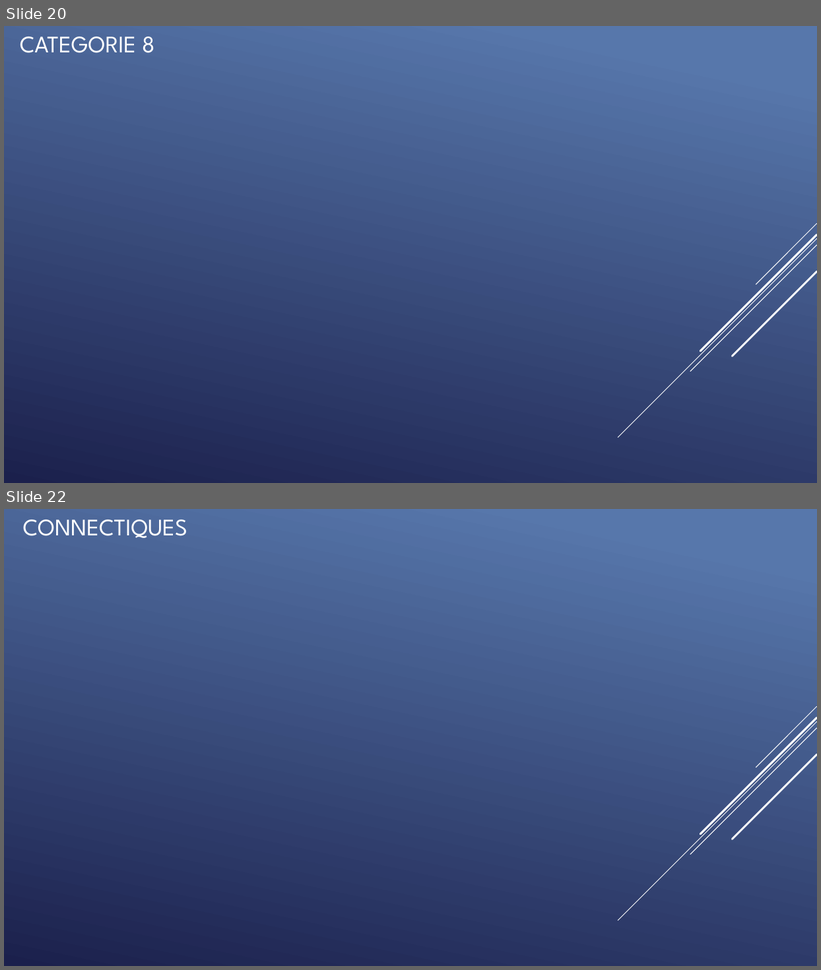
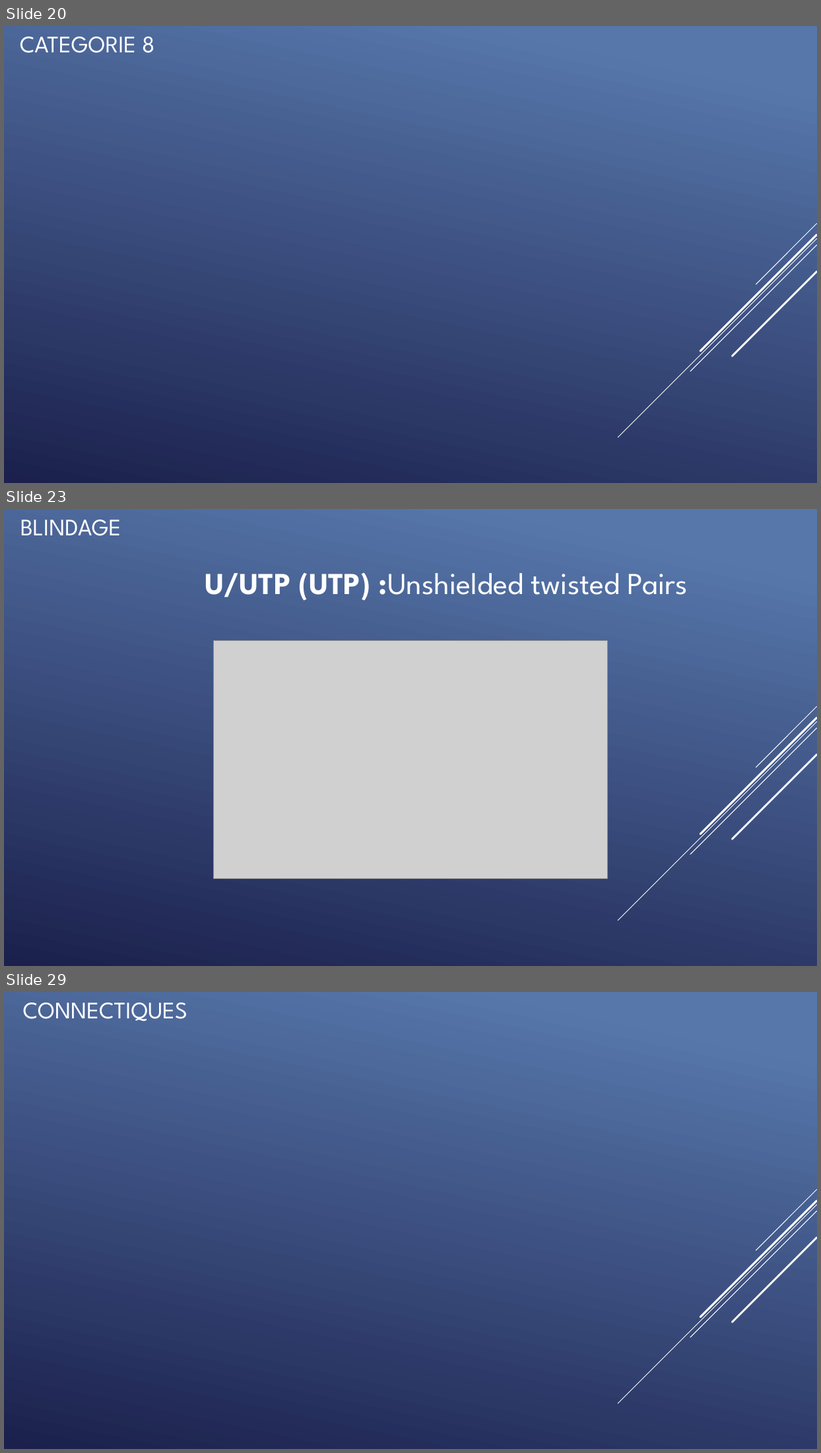
Before and after one commit to QuentinKrg/M214-Ethernet, a slide deck: Module 214 - Fabrication_Ethernet.pptx. Shown one above the other, each under a label of ours: slides 20 and 22 before the commit, slides 20, 23 and 29 after it; the slides between them are not shown. The pictures are 821x970 and 821x1453 pixels, drawn with LibreOffice and Linux fonts; fonts in the diff are those of the drawing; grey boxes stand for pictures. Boxes give left, top, right and bottom in pixels: in the first picture for what was removed or moved away, otherwise in the second. Text is boxed around its words. In the diff, an @@ line names an element or a change of style, - is before the commit and + after.

Commit message:
blindage pp

```diff
--- a/Module 214 - Fabrication_Ethernet.pptx
+++ b/Module 214 - Fabrication_Ethernet.pptx
@@ slide 23 added at (x1=4, y1=509, x2=817, y2=966), background gradient #5877AB to #1C204D; not listed: 5 template elements that a slide beside it also shows @@
@@ text added at (x1=20, y1=520, x2=121, y2=536), 28 pt, text #FFFFFF @@
+BLINDAGE
@@ text added at (x1=205, y1=573, x2=688, y2=601), 36 pt, text #FFFFFF @@
+U/UTP (UTP) :Unshielded twisted Pairs
@@ picture added at (x1=213, y1=641, x2=608, y2=879) @@
@@ what was slide 22 is now slide 29 @@
```
Also in this commit, not shown: 1 slide changed, 6 other slides added, 1 other file.
